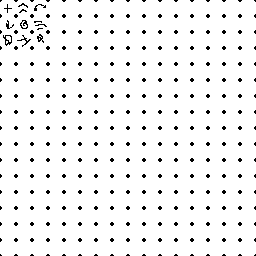
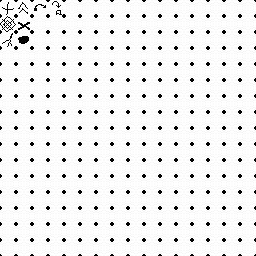
Layer changes from the first 256 × 256 image to the second:
painted on "runes" over 0, 1, 62, 47
showed "Taustaväri" over 0, 1, 62, 47
